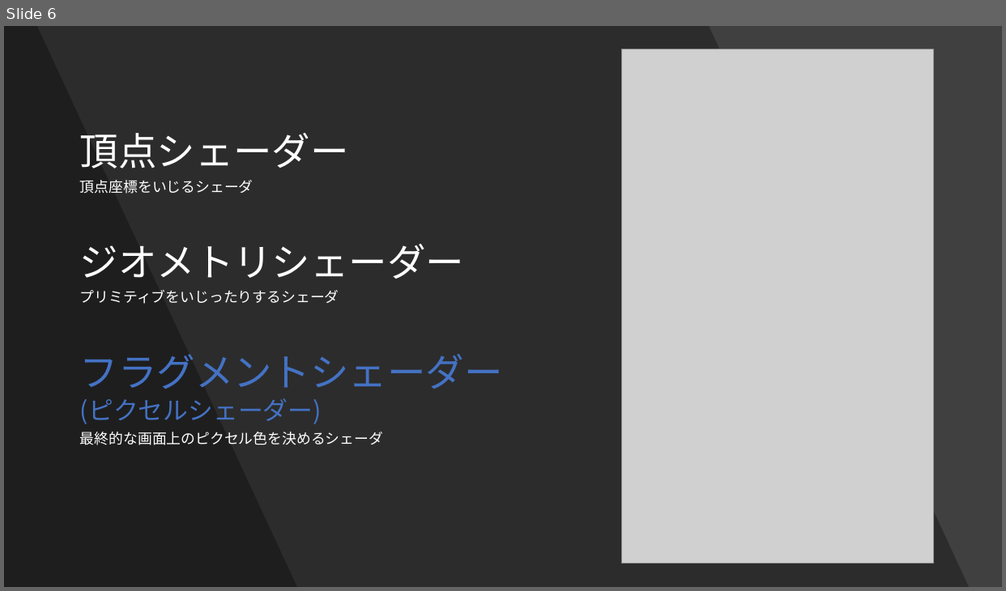
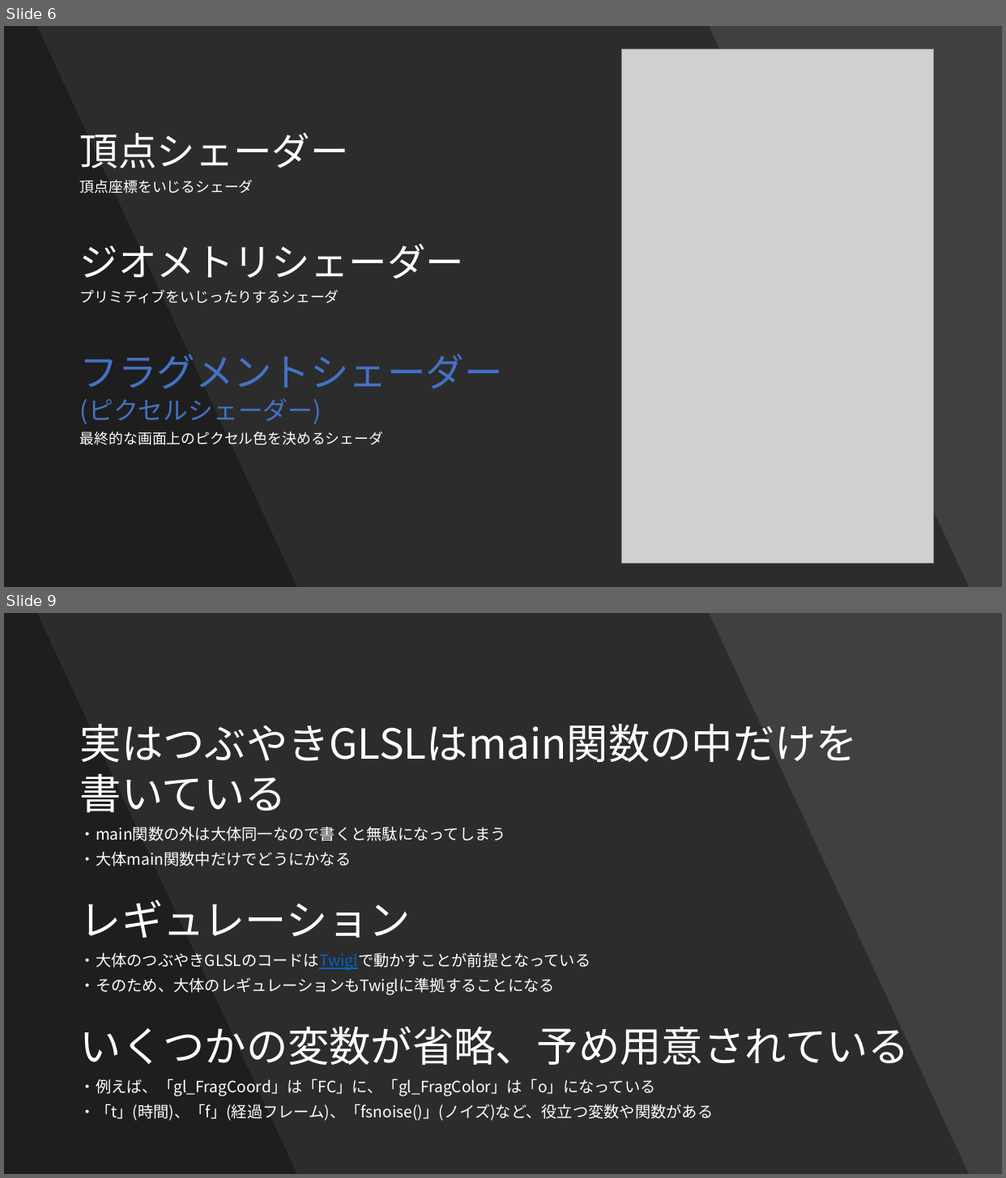
Before and after one commit to Forenard/TsubuyakiGLSL, a slide deck: つぶやきGLSLとは.pptx. Shown one above the other, each under a label of ours: slide 6 before the commit, slides 6 and 9 after it; the slides between them are not shown. The pictures are 1006x591 and 1006x1178 pixels, drawn with LibreOffice and Linux fonts; fonts in the diff are those of the drawing; grey boxes stand for pictures. Boxes give left, top, right and bottom in pixels: in the first picture for what was removed or moved away, otherwise in the second. Text is boxed around its words. In the diff, an @@ line names an element or a change of style, - is before the commit and + after.

```diff
--- a/つぶやきGLSLとは.pptx
+++ b/つぶやきGLSLとは.pptx
@@ slide 9 added at (4,613,1002,1174), background #404040 @@
@@ freeform shape added at (4,613,969,1174), fill #000000 at 30% opacity @@
@@ freeform shape added at (4,613,297,1174), fill #000000 at 30% opacity @@
@@ text added at (80,724,910,1121), 15 pt, text #FFFFFF @@
+実はつぶやきGLSLはmain関数の中だけを
+書いている
+・main関数の外は大体同一なので書くと無駄になってしまう
+・大体main関数中だけでどうにかなる
+レギュレーション
+・大体のつぶやきGLSLのコードはTwiglで動かすことが前提となっている
+・そのため、大体のレギュレーションもTwiglに準拠することになる
+いくつかの変数が省略、予め用意されている
+・例えば、「gl_FragCoord」は「FC」に、「gl_FragColor」は「o」になっている
+・「t」(時間)、「f」(経過フレーム)、「fsnoise()」(ノイズ)など、役立つ変数や関数がある
```
Also in this commit, not shown: 3 slides changed, 13 other slides added.
